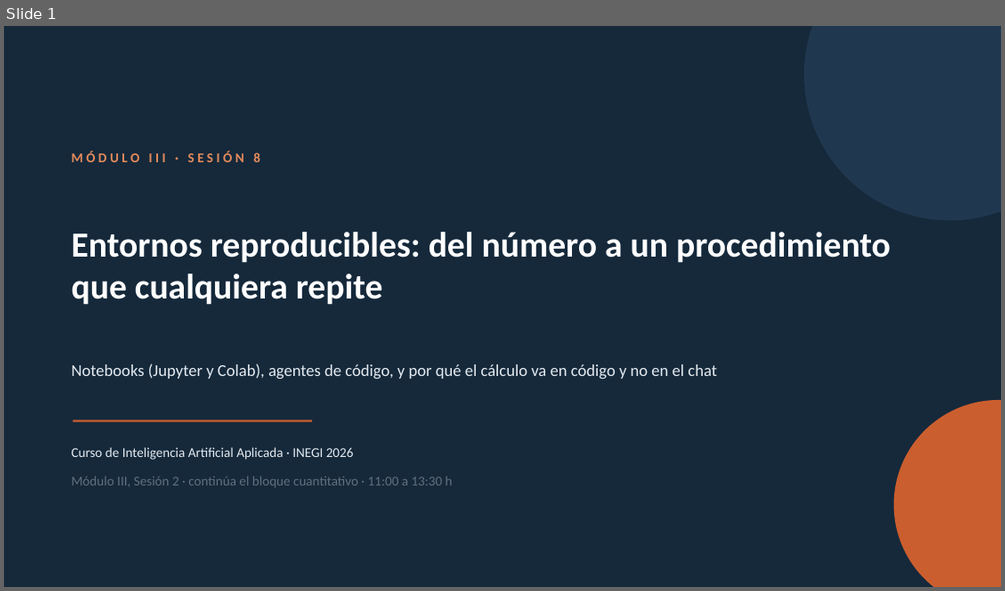
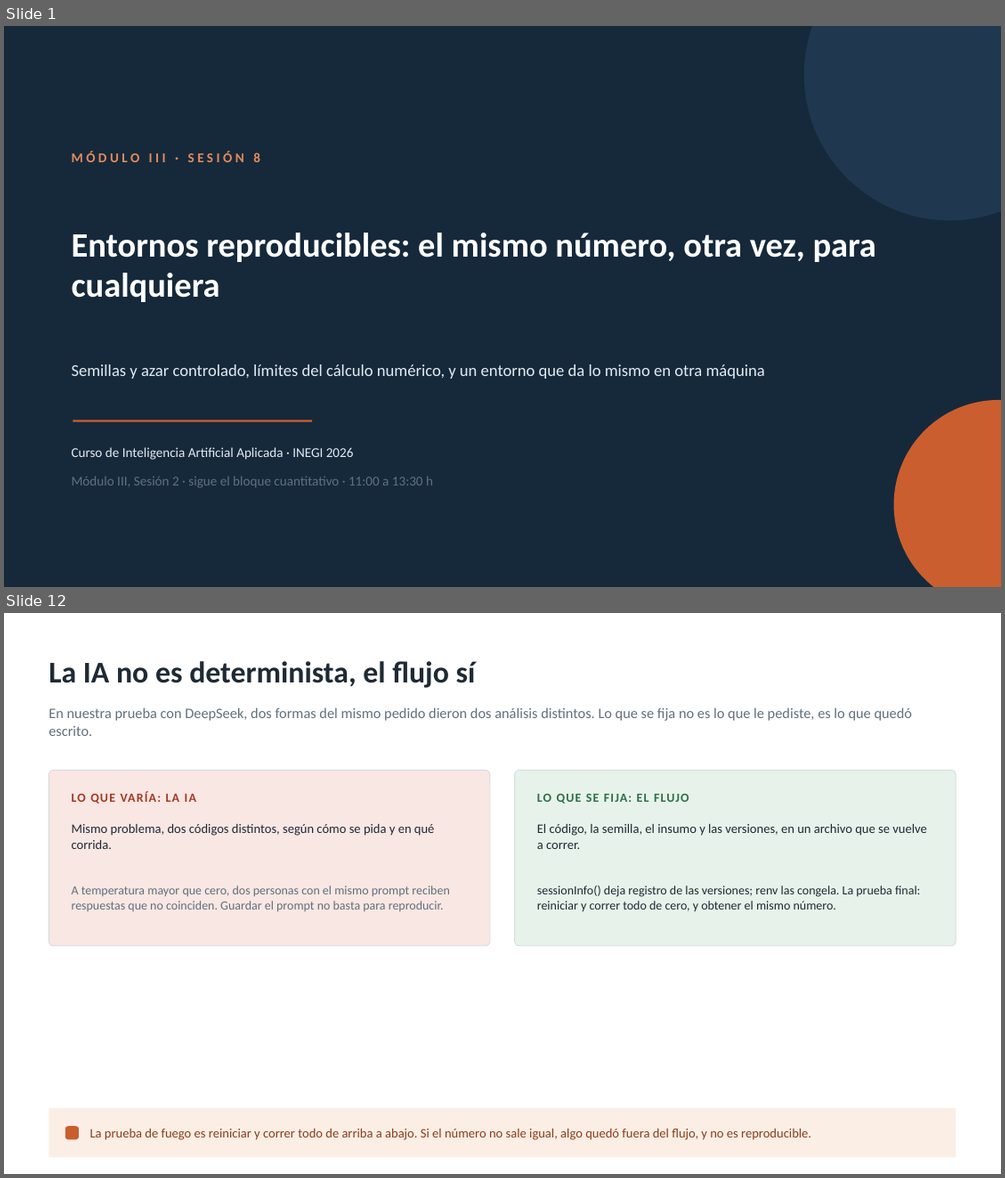
Before and after one commit to marvtrejo/curso-inegi-gen-ai, a slide deck: sesion-08/Sesion_08.pptx. Shown one above the other, each under a label of ours: slide 1 before the commit, slides 1 and 12 after it; the slides between them are not shown. The pictures are 1005x591 and 1005x1178 pixels, drawn with LibreOffice and Linux fonts; fonts in the diff are those of the drawing. Boxes give left, top, right and bottom in pixels: in the first picture for what was removed or moved away, otherwise in the second. Text is boxed around its words. In the diff, an @@ line names an element or a change of style, - is before the commit and + after.

Commit message:
modified Session 8 and 9 PPTX and RMarkdown for the labs

```diff
--- a/sesion-08/Sesion_08.pptx
+++ b/sesion-08/Sesion_08.pptx
@@ slide 12 added at [4, 613, 1001, 1174], background #FFFFFF @@
@@ text added at [48, 661, 476, 688], 29 pt, text #1E2A35, bold @@
+La IA no es determinista, el flujo sí
@@ text added at [48, 707, 912, 736], 14 pt, text #60707E @@
+En nuestra prueba con DeepSeek, dos formas del mismo pedido dieron dos análisis distintos. Lo que se fija no es lo que le pediste, es lo que quedó escrito.
@@ rounded rectangle added at [48, 770, 490, 946], fill #F9E7E3, outline #D5DCE3 0.75 pt @@
@@ rounded rectangle added at [515, 770, 956, 946], fill #E7F2EA, outline #D5DCE3 0.75 pt @@
@@ text added at [72, 791, 196, 803], 12 pt, text #A23B22, bold @@
+LO QUE VARÍA: LA IA
@@ text added at [537, 794, 689, 803], 12 pt, text #2E6E49, bold @@
+LO QUE SE FIJA: EL FLUJO
@@ text added at [72, 824, 435, 849], 12.5 pt, text #1E2A35 @@
+Mismo problema, dos códigos distintos, según cómo se pida y en qué corrida.
@@ text added at [537, 824, 927, 849], 12.5 pt, text #1E2A35 @@
+El código, la semilla, el insumo y las versiones, en un archivo que se vuelve a correr.
@@ text added at [72, 885, 449, 911], 12 pt, text #60707E @@
+A temperatura mayor que cero, dos personas con el mismo prompt reciben respuestas que no coinciden. Guardar el prompt no basta para reproducir.
@@ text added at [537, 885, 920, 911], 12 pt, text #1E2A35 @@
+sessionInfo() deja registro de las versiones; renv las congela. La prueba final: reiniciar y correr todo de cero, y obtener el mismo número.
@@ rectangle added at [48, 1108, 956, 1158], fill #FBEEE5 @@
@@ rounded rectangle added at [65, 1126, 79, 1140], fill #CB5E2E @@
@@ text added at [90, 1128, 811, 1140], 12.5 pt, text #8C3E19 @@
+La prueba de fuego es reiniciar y correr todo de arriba a abajo. Si el número no sale igual, algo quedó fuera del flujo, y no es reproducible.
@@ slide 1 changed as well @@
@@ text at [72, 232, 876, 302]: text changed; size 34 to 33 pt @@
-Entornos reproducibles: del número a un procedimiento que cualquiera repite
+Entornos reproducibles: el mismo número, otra vez, para cualquiera
@@ text at [72, 364, 765, 378]: text changed @@
-Notebooks (Jupyter y Colab), agentes de código, y por qué el cálculo va en código y no en el chat
+Semillas y azar controlado, límites del cálculo numérico, y un entorno que da lo mismo en otra máquina
@@ text at [72, 475, 433, 488]: text changed @@
-Módulo III, Sesión 2 · continúa el bloque cuantitativo · 11:00 a 13:30 h
+Módulo III, Sesión 2 · sigue el bloque cuantitativo · 11:00 a 13:30 h
```
Also in this commit, not shown: 5 other slides changed, 11 other slides added, 13 slides removed, 10 other files.
